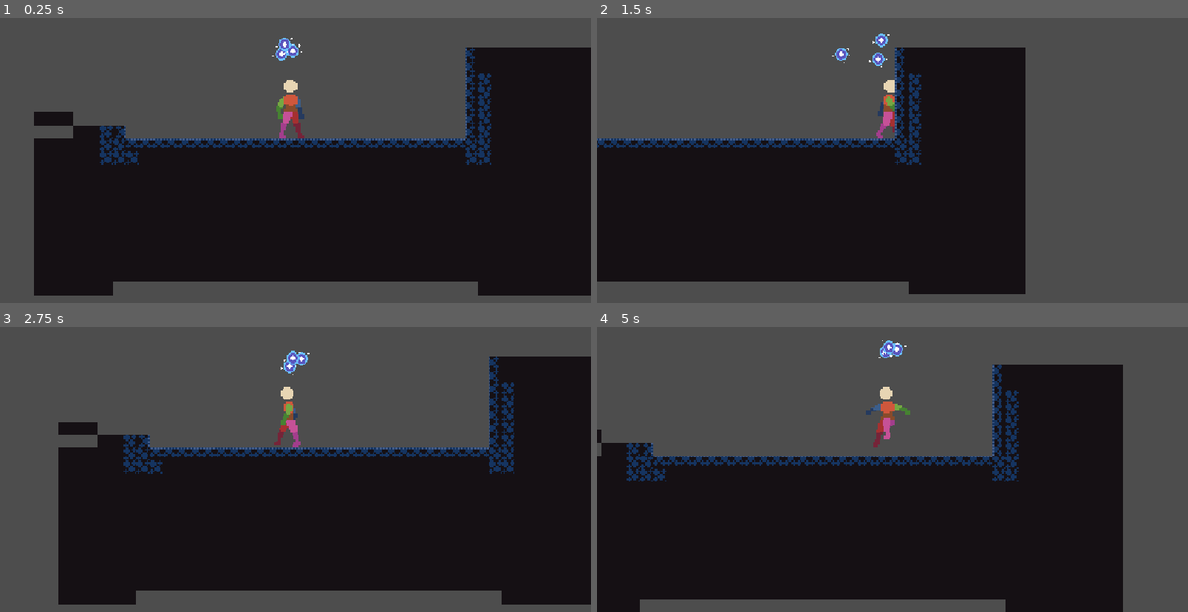
Above: before the commit, frames 1-4 (two rows, left to right).
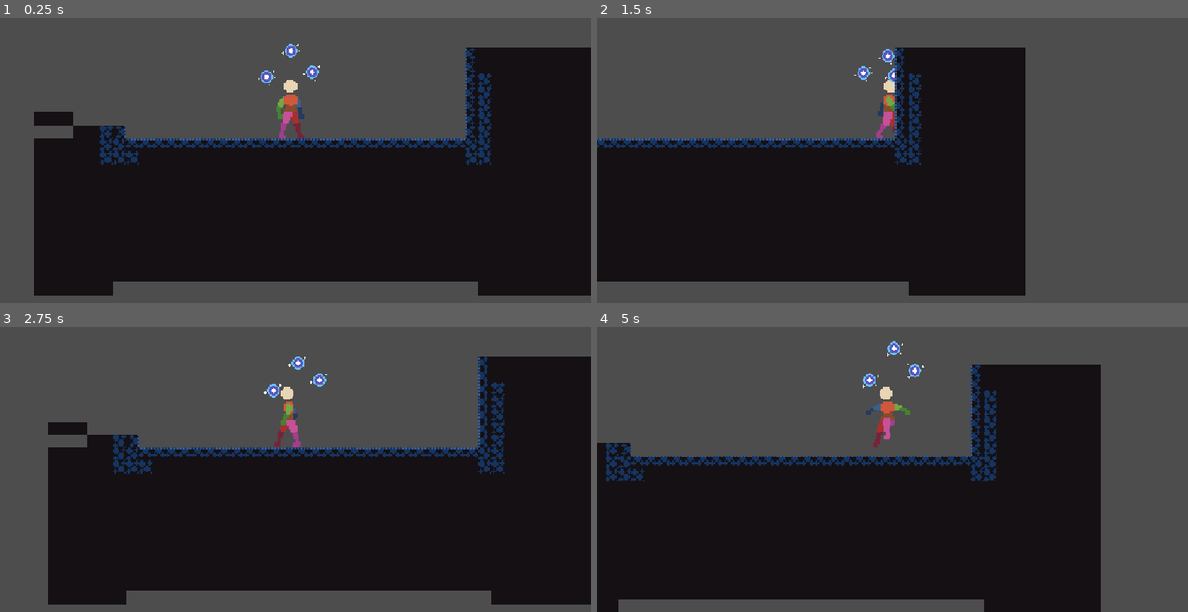
Above: after the commit, the same moments.

Repository: Timi865/Microvania
Game: Godot game, scene res://Scenes/game.tscn
Same seed, same stepped clock (60 frames per second), same inputs: the game is played once before the commit and once after it.
Inputs:
- Up to frame 1 (0.25 s): no input
- Up to frame 2 (1.5 s): hold Right (Move_right) from 0.53 s (still down); tap C (dash) at 0.6 s; tap Space (Jump) at 0.77 s; tap E (orb_throw) at 1.35 s
- Up to frame 3 (2.75 s): tap Space (Jump) at 1.52 s; release Right (Move_right) at 2.03 s; hold Left (Move_left) from 2.03 s (still down); tap C (dash) at 2.1 s
- Up to frame 4 (5 s): release Left (Move_left) at 2.78 s; hold Right (Move_right) 2.78-4.28 s; tap E (orb_throw) at 2.85, 4.35 s; tap Space (Jump) at 3.02, 3.77, 4.52 s; tap C (dash) at 3.6 s; hold Left (Move_left) from 4.28 s (still down)

The runs differ from the first frame. In frame 1, 0.3% of the frame differs, in the area x 43-55%, y 6-24%; in frame 2, 0.5%; in frame 3, 4.6%; in frame 4, 7.7%, in the area x 0-89%, y 4-100%.

Commit message:
Update Player.tscn
Updated Player Movement Speed and Orb Positioning

Diff:
--- a/Scenes/Player.tscn
+++ b/Scenes/Player.tscn
@@ -157,6 +157,7 @@
 
 [node name="Player" type="CharacterBody2D" unique_id=402479733]
 script = ExtResource("1_gntrk")
+MAX_SPEED = 70.0
 DASH_SPEED = 250.0
 DASH_TIME = 0.3
 
@@ -183,18 +184,18 @@
 script = ExtResource("2_it8n0")
 
 [node name="Orb0" parent="OrbManager" unique_id=915681463 instance=ExtResource("2_88kja")]
-position = Vector2(-6, -28)
+position = Vector2(0, -30)
 follow_speed = 9.0
 physics_reaction = 0.05
 float_speed = 1.0
 
 [node name="Orb1" parent="OrbManager" unique_id=27383065 instance=ExtResource("2_88kja")]
-position = Vector2(1, -30)
+position = Vector2(13, -17)
 physics_reaction = 0.05
 float_speed = 2.0
 
 [node name="Orb2" parent="OrbManager" unique_id=167485801 instance=ExtResource("2_88kja")]
-position = Vector2(-4, -35)
+position = Vector2(-15, -15)
 follow_speed = 9.0
 physics_reaction = 0.05
 float_height = 3.0
